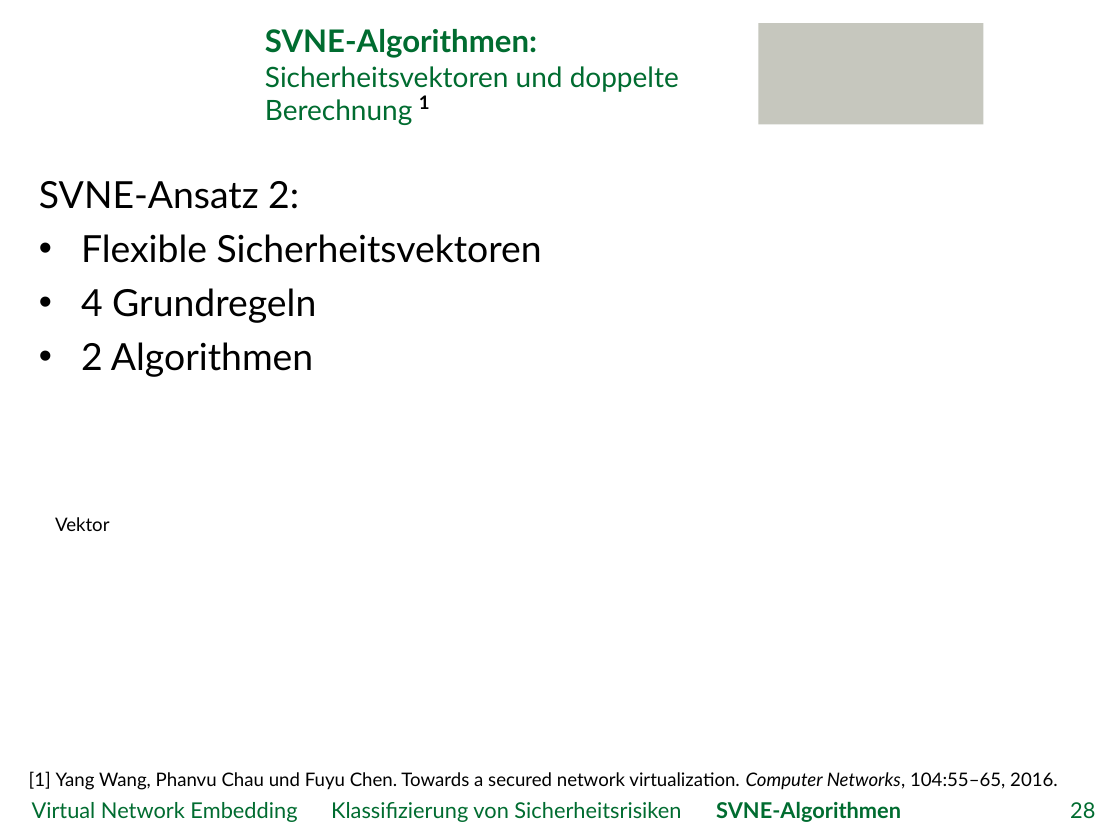
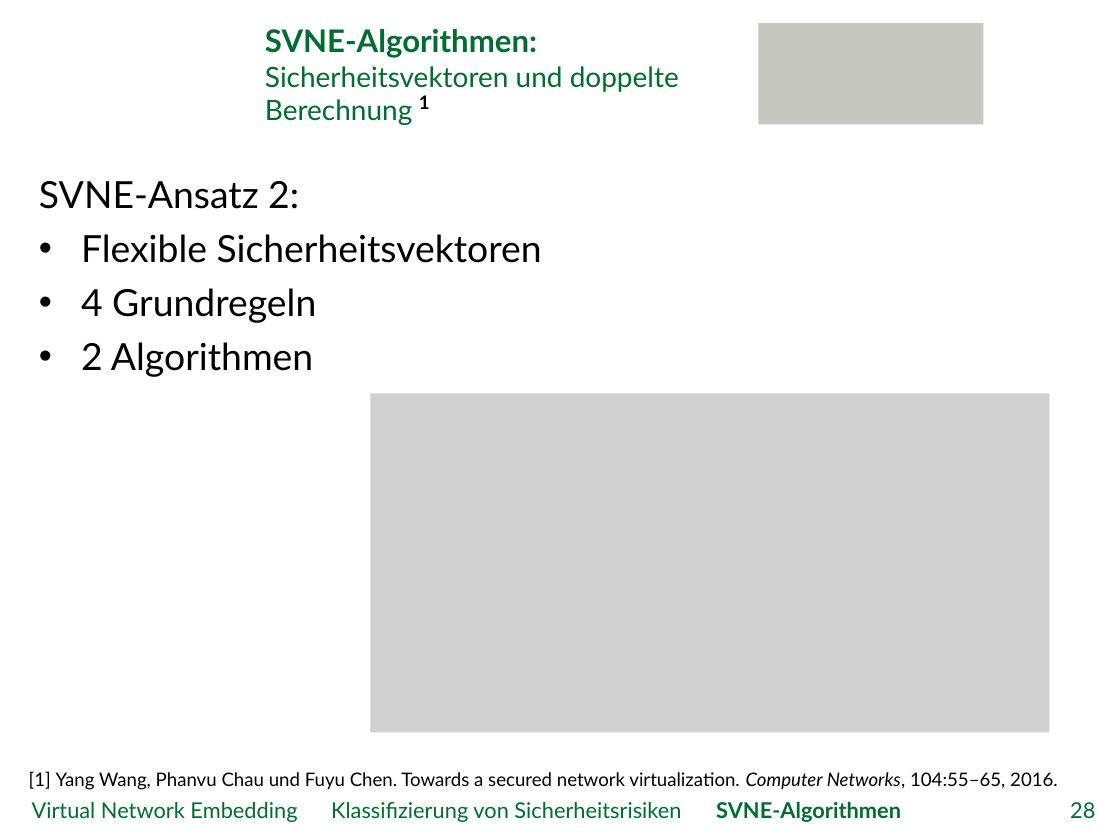
Before and after one commit to GeGroe/timvs, a slide deck: slide 28 of Referat/PowerPoint/TimvS_SVNE.pptx. Drawn at 1120x840 pixels with LibreOffice and Linux fonts; fonts in the diff are those of the drawing; grey boxes stand for pictures; background and template pictures are left out. Boxes give left, top, right and bottom in pixels: in the first picture for what was removed or moved away, otherwise in the second. Text is boxed around its words. In the diff, an @@ line names an element or a change of style, - is before the commit and + after.

Commit message:
SVNE-Ansatz2 Abbildungen

```diff
--- a/Referat/PowerPoint/TimvS_SVNE.pptx
+++ b/Referat/PowerPoint/TimvS_SVNE.pptx
@@ picture added at <box>371,393,1049,732</box> @@
@@ text removed at <box>55,517,110,531</box> @@
-Vektor
```
Also in this commit, not shown: 1 other slide changed, 1 slide removed.
